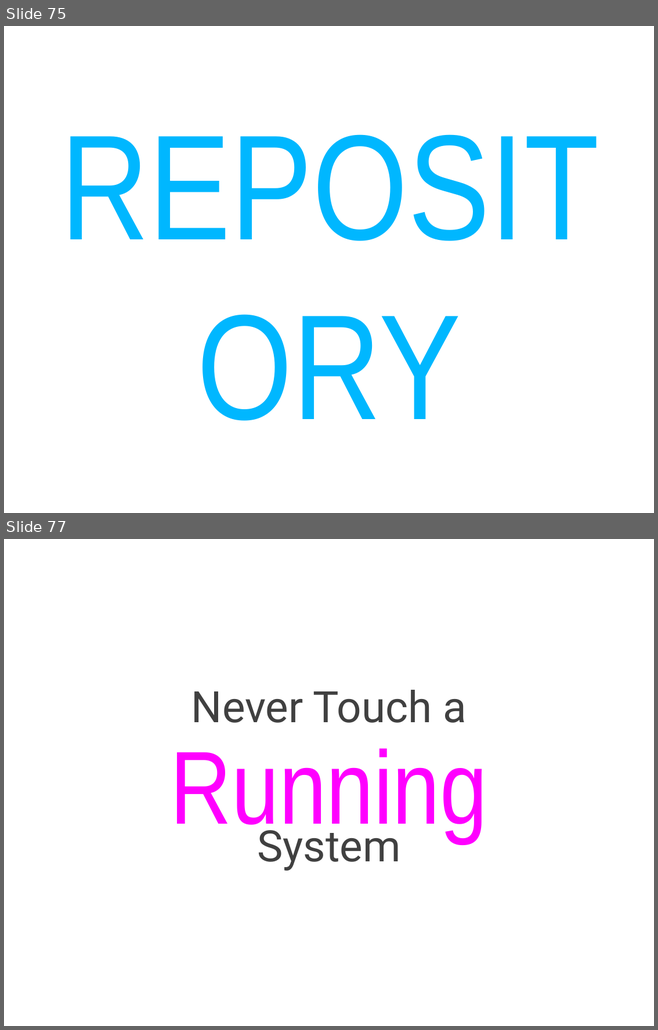
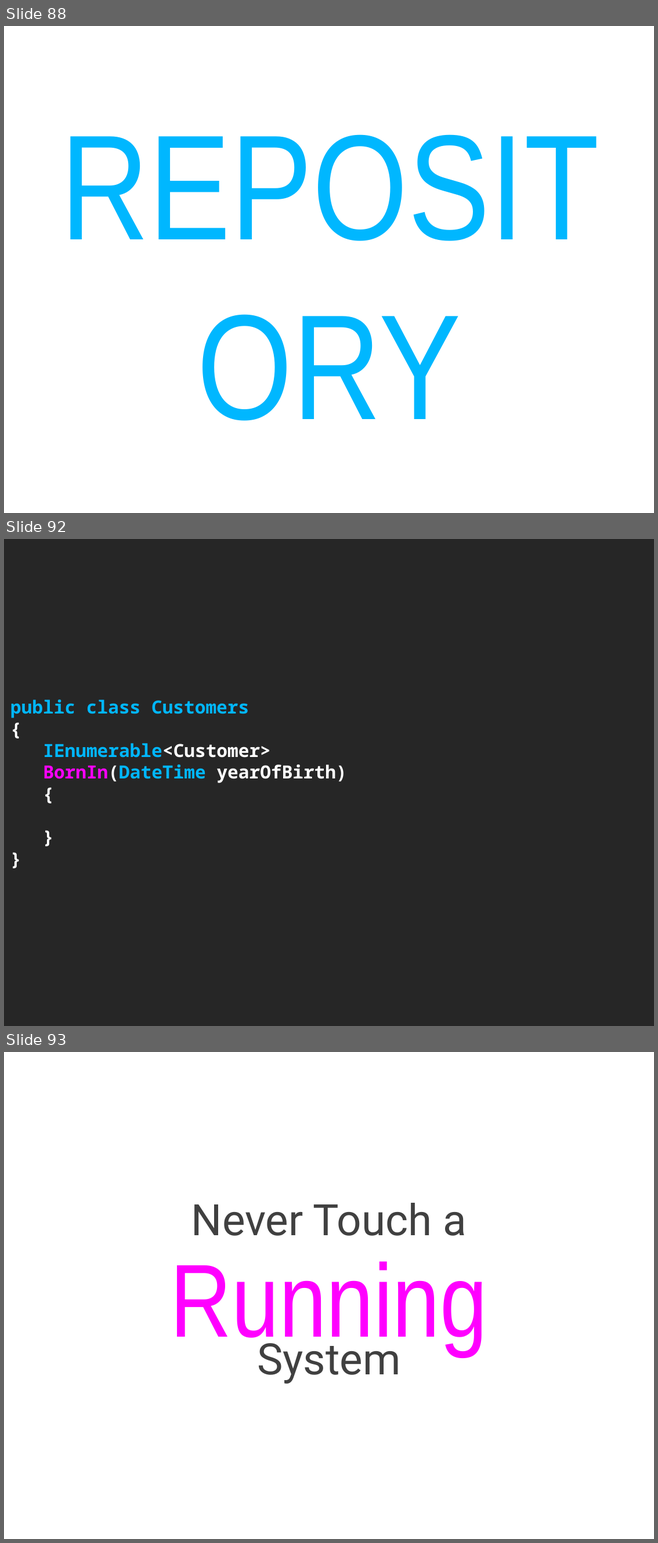
Before and after one commit to cessor/empathiccode, a slide deck: EmpathicCode.pptx. Shown one above the other, each under a label of ours: slides 75 and 77 before the commit, slides 88, 92 and 93 after it; the slides between them are not shown. The pictures are 658x1030 and 658x1543 pixels, drawn with LibreOffice and Linux fonts; fonts in the diff are those of the drawing. Boxes give left, top, right and bottom in pixels: in the first picture for what was removed or moved away, otherwise in the second. Text is boxed around its words. In the diff, an @@ line names an element or a change of style, - is before the commit and + after.

```diff
--- a/EmpathicCode.pptx
+++ b/EmpathicCode.pptx
@@ slide 92 added at <box>4,539,654,1026</box>, background #FFFFFF @@
@@ title added at <box>4,539,654,1026</box>, fill #262626, 20 pt, text #00B7FF, bold @@
+public class Customers
+{
+IEnumerable<Customer>
+BornIn(DateTime yearOfBirth)
+{
+}
+}
@@ what was slide 75 is now slide 88 @@
@@ what was slide 77 is now slide 93 @@
```
Also in this commit, not shown: 9 slides changed, 16 other slides added, 1 slide removed, 1 other file.
